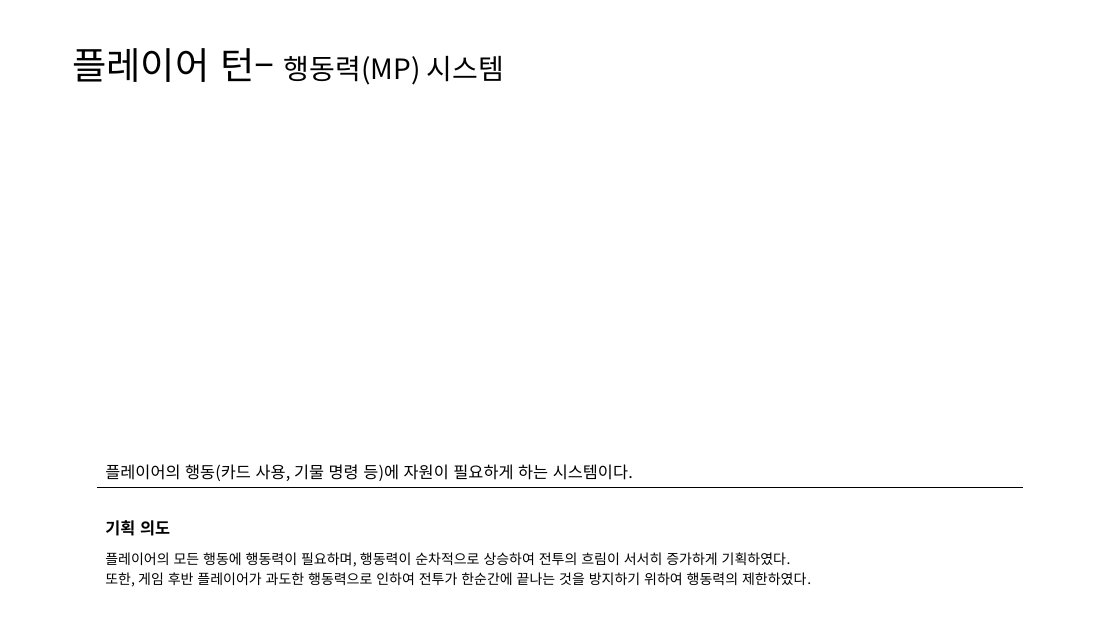
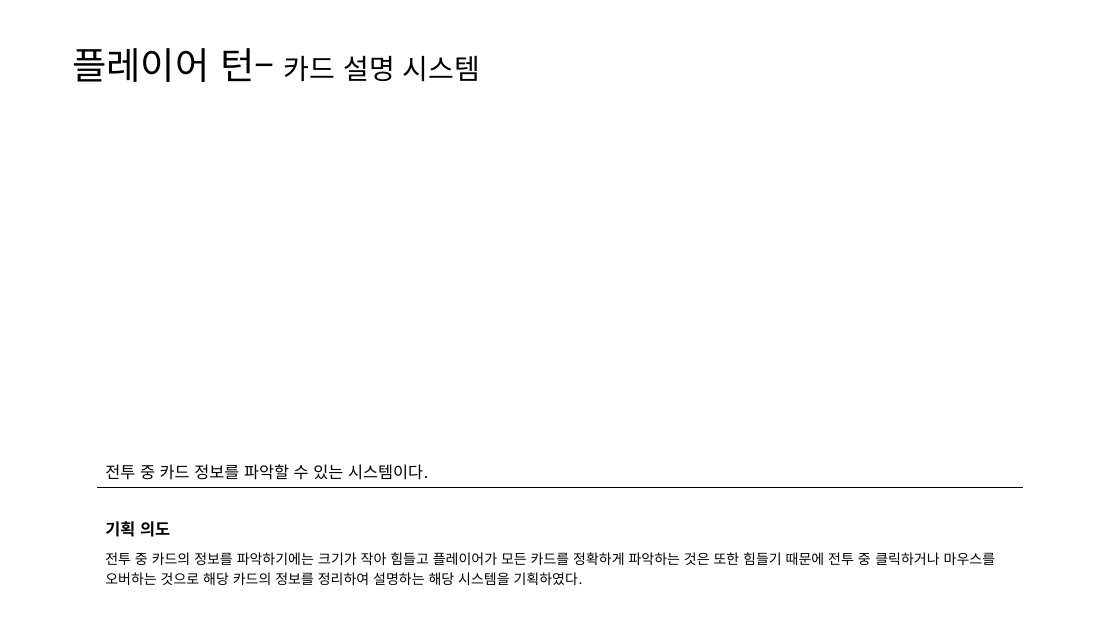
Before and after one commit to yjk0401/unityenginebasic_9th, a slide deck: slide 14 of 기획/체스/체스 전투 시스템 기획서.pptx (slide 8 before the commit). Drawn at 1120x630 pixels with LibreOffice and Linux fonts; fonts in the diff are those of the drawing. Boxes give left, top, right and bottom in pixels: in the first picture for what was removed or moved away, otherwise in the second. Text is boxed around its words. In the diff, an @@ line names an element or a change of style, - is before the commit and + after.

```diff
--- a/기획/체스/체스 전투 시스템 기획서.pptx
+++ b/기획/체스/체스 전투 시스템 기획서.pptx
@@ text at [72, 48, 480, 82]: text changed @@
-플레이어 턴– 행동력(MP) 시스템
+플레이어 턴– 카드 설명 시스템
@@ table at [97, 455, 1023, 589] @@
-row 1, column 1: 플레이어의 행동(카드 사용, 기물 명령 등)에 자원이 필요하게 하는 시스템이다.
+row 1, column 1: 전투 중 카드 정보를 파악할 수 있는 시스템이다.
-row 3, column 1: 플레이어의 모든 행동에 행동력이 필요하며, 행동력이 순차적으로 상승하여 전투의 흐림이 서서히 증가하게 기획하였다. / 또한, 게임 후반 플레이어가 과도한 행동력으로 인하여 전투가 한순간에 끝나는 것을 방지하기 위하여 행동력의 제한하였다.
+row 3, column 1: 전투 중 카드의 정보를 파악하기에는 크기가 작아 힘들고 플레이어가 모든 카드를 정확하게 파악하는 것은 또한 힘들기 때문에 전투 중 클릭하거나 마우스를 오버하는 것으로 해당 카드의 정보를 정리하여 설명하는 해당 시스템을 기획하였다.
```
Also in this commit, not shown: 8 other slides changed, 3 slides added, 14 other files.
